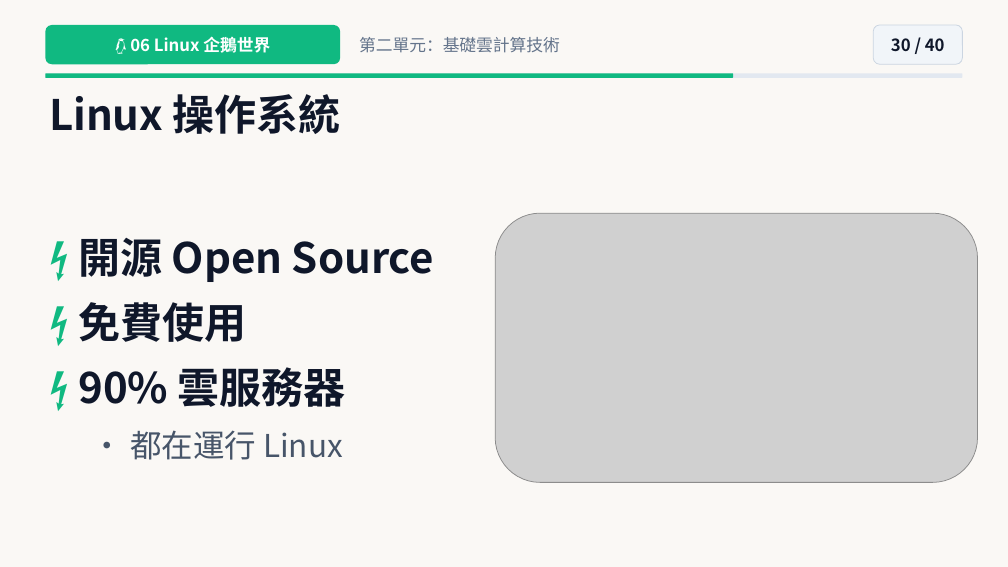
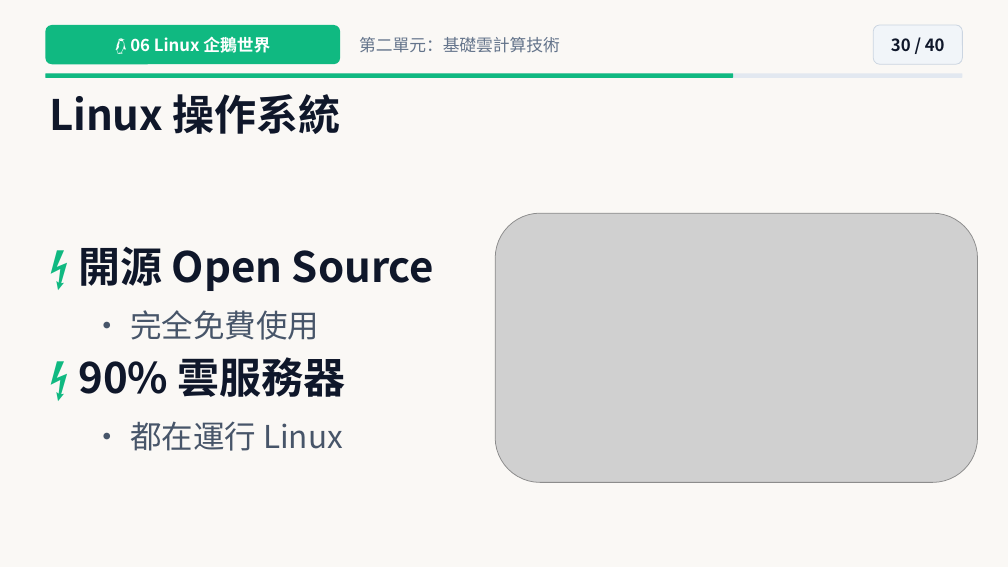
Before and after one commit to joe-ging/seed-cloud-curriculum, a slide deck: slide 30 of downloads/Deck01_Cloud_Level2_NextGen_Pixar_Theme.pptx. Drawn at 1008x567 pixels with LibreOffice and Linux fonts; fonts in the diff are those of the drawing; grey boxes stand for pictures. Boxes give left, top, right and bottom in pixels: in the first picture for what was removed or moved away, otherwise in the second. Text is boxed around its words. In the diff, an @@ line names an element or a change of style, - is before the commit and + after.

```diff
--- a/downloads/Deck01_Cloud_Level2_NextGen_Pixar_Theme.pptx
+++ b/downloads/Deck01_Cloud_Level2_NextGen_Pixar_Theme.pptx
@@ text at [130, 310, 319, 340]: text changed; size 40 to 30 pt; text colour #0F172A to #475569; bold off @@
-⚡ 免費使用
+• 完全免費使用
```
Also in this commit, not shown: 22 other slides changed, 24 other files.
